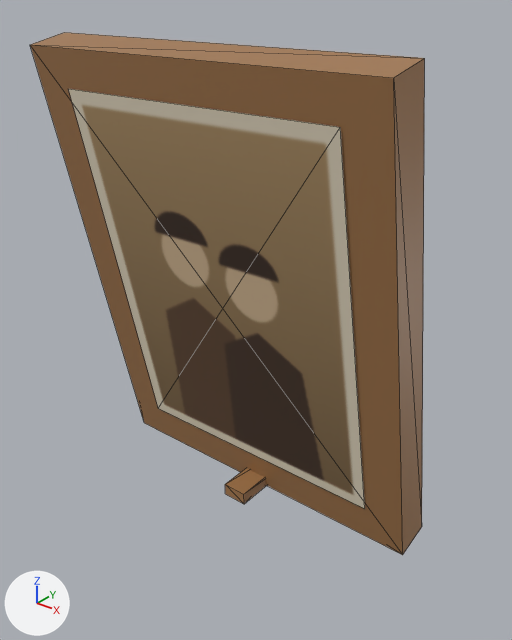
An edit to the glTF model assets/models/apartment/shelf_frame.glb, drawn before and after from the same camera.
Rendered twice from a camera (50 mm lens) standing at (0.1202, -0.1341, 0.154) and looking at (-0.0018, 0.0184, 0.0594). The axes (+X, +Y, +Z) are drawn at lower left. The lights are the same throughout. The picture after the commit comes second. Mesh edges are drawn as thin lines. Vertices at exactly the same position are counted once.

Names of what the first picture shows: 'shelf_frame'.
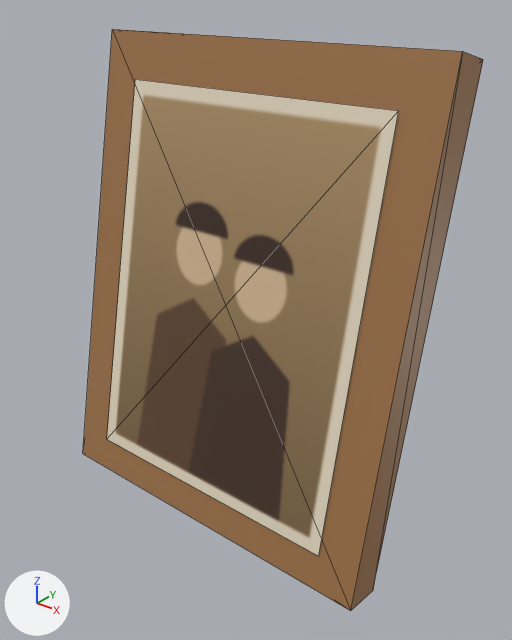
Scene script edits in JSON lines:
```json
{"block": "me_cube_015", "where": "me_cube_015.from_pydata(...)  # 20 vertices, 26 faces; spans x -0.055..0.055, y -0.0124..0.065, z 0.0..0.1397"}
{"block": "me_cube_015", "where": "# used by ob_shelf_frame; location = (0.0, 0.0, 0.0)"}
{"block": "me_cube_015", "change": "me_cube_015 part 1: the loose piece of 8 vertices spanning x -0.055..0.055, y -0.0124..0.0284, z 0.0003..0.1397 is turned -24 degrees about the x axis through its middle"}
{"block": "me_cube_015", "change": "me_cube_015 part 2"}
{"op": "set", "path": "me_cube_015.vertices[16].co", "old": "(-0.043, 0.0136, 0.0133)", "new": "(-0.043, -0.0106, 0.0133)", "note": "pixel (158, 408) -> pixel (106, 439)"}
{"op": "set", "path": "me_cube_015.vertices[17].co", "old": "(0.043, 0.0136, 0.0133)", "new": "(0.043, -0.0106, 0.0133)", "note": "pixel (364, 508) -> pixel (318, 556)"}
{"op": "set", "path": "me_cube_015.vertices[18].co", "old": "(-0.043, -0.0106, 0.1267)", "new": "(-0.043, 0.0136, 0.1267)", "note": "pixel (68, 88) -> pixel (135, 79)"}
{"op": "set", "path": "me_cube_015.vertices[19].co", "old": "(0.043, -0.0106, 0.1267)", "new": "(0.043, 0.0136, 0.1267)", "note": "pixel (340, 127) -> pixel (398, 110)"}
```

Where the change shows, as pixel boxes [x1, y1, x2, y2] in the pictures (512 x 640 px; the box of a moved part takes in the faces that stretch with it):
```json
{"object": "shelf_frame", "change": "reshaped", "before": [30, 32, 425, 555], "after": [83, 29, 483, 611], "on screen": "11% taller"}
{"part": 1, "of": "me_cube_015", "change": "moved or reshaped", "before": [30, 32, 425, 555], "after": [83, 29, 483, 611]}
{"part": 2, "of": "me_cube_015", "change": "moved or reshaped", "before": [68, 89, 365, 509], "after": [107, 79, 399, 556]}
```
